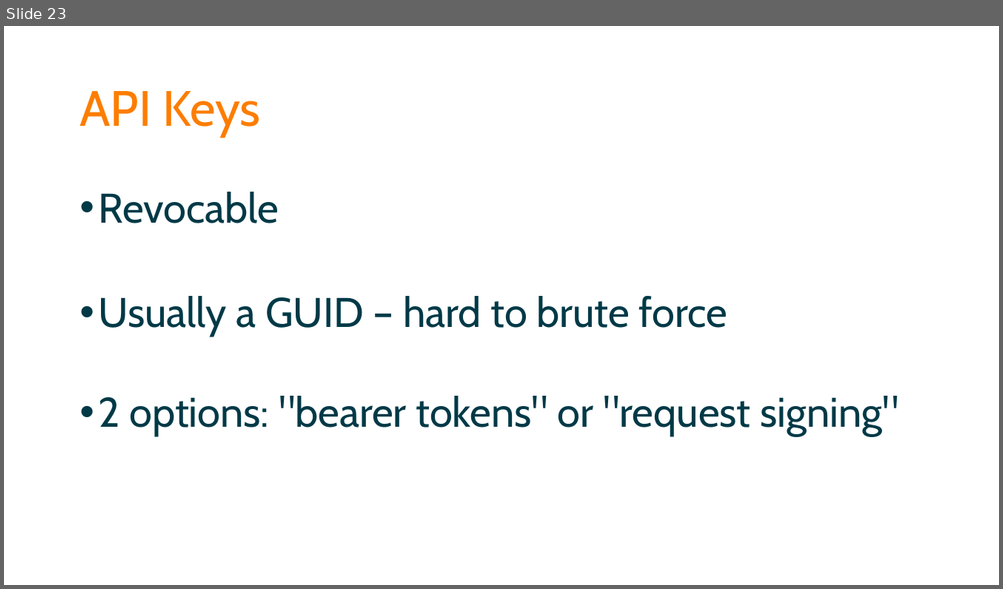
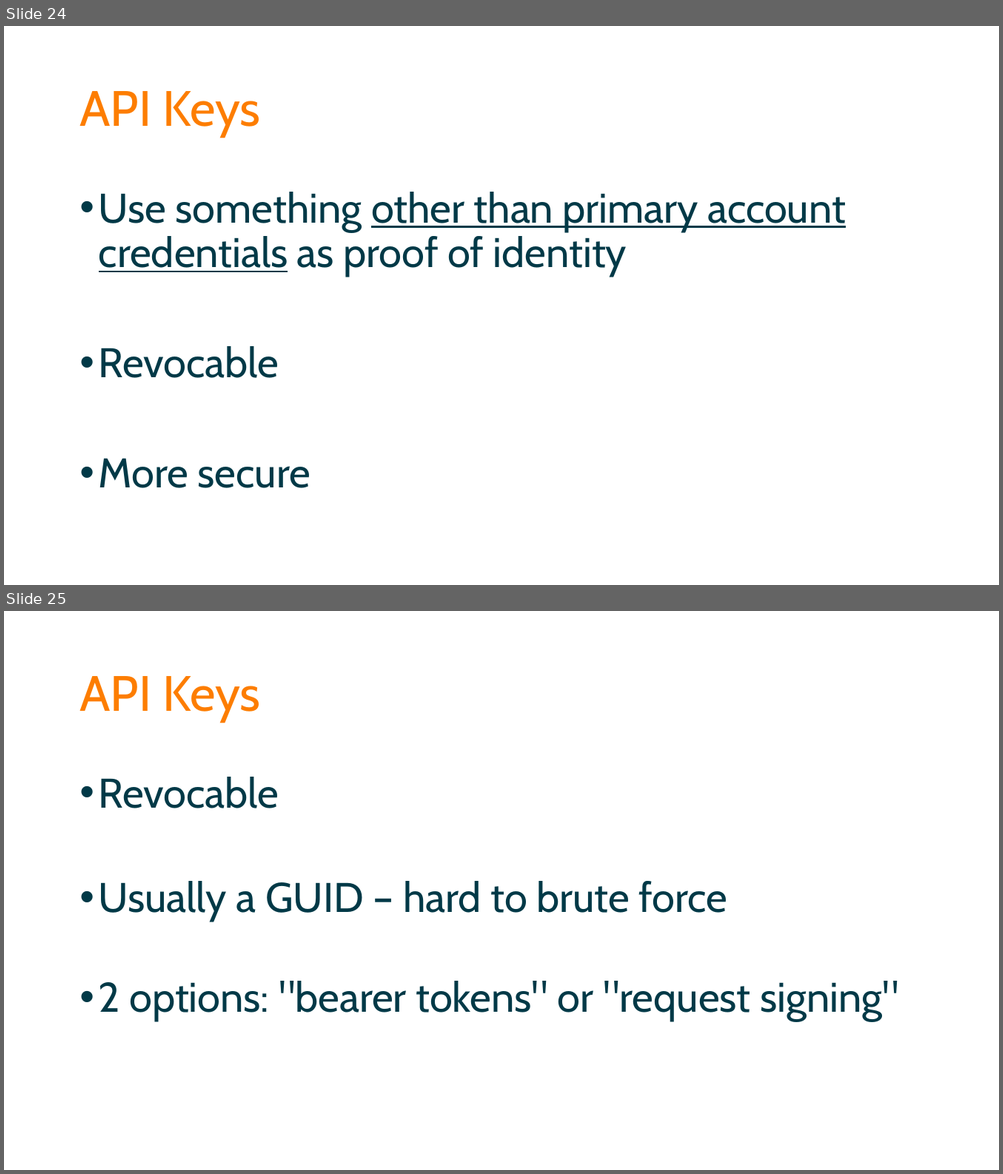
Before and after one commit to spetryjohnson/Securing-Your-API-Endpoints, a slide deck: Securing Your API Endpoints.pptx. Shown one above the other, each under a label of ours: slide 23 before the commit, slides 24 and 25 after it. The pictures are 1003x589 and 1003x1174 pixels, drawn with LibreOffice and Linux fonts; fonts in the diff are those of the drawing. Boxes give left, top, right and bottom in pixels: in the first picture for what was removed or moved away, otherwise in the second. Text is boxed around its words. In the diff, an @@ line names an element or a change of style, - is before the commit and + after.

```diff
--- a/Securing Your API Endpoints.pptx
+++ b/Securing Your API Endpoints.pptx
@@ slide 24 added at box(4, 26, 999, 585), background #FFFFFF @@
@@ title added at box(79, 91, 261, 137), 48 pt, text #FD7D00 @@
+API Keys
@@ text added at box(99, 192, 845, 488), 40 pt, text #013947 @@
+• Use something other than primary account credentials as proof of identity
+• Revocable
+• More secure
@@ what was slide 23 is now slide 25 @@
```
Also in this commit, not shown: 1 slide changed, 5 other slides added, 4 other files.
